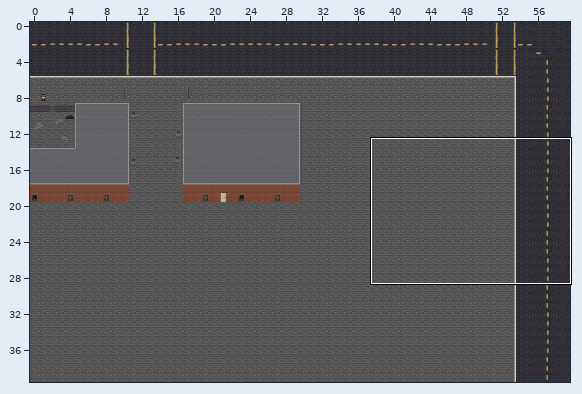
A Tiled map (JSON) gets an edit: public/assets/tilemaps/world.json. Above, an overview of the earlier version with the close-up marked.
Close-up. Old version:
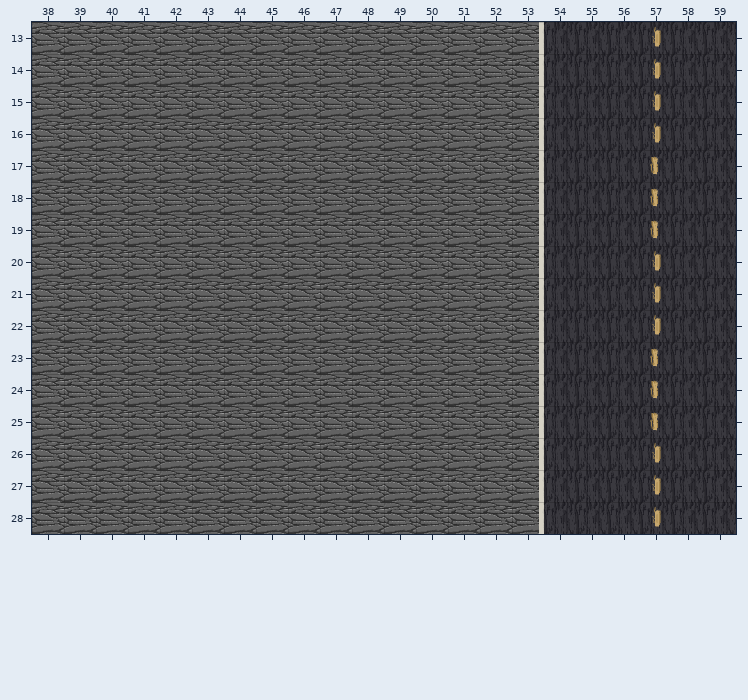
Cells are 64x64 px. Shown: x 38..59, y 13..28. The commit also changed other parts of the map, which this record leaves out.
The result:
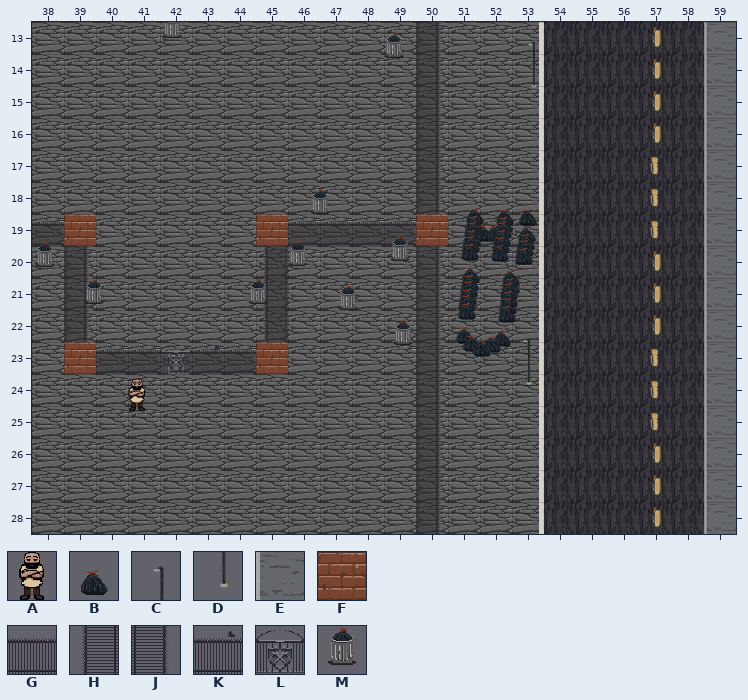
Key: from "bouncer": A 0; from "decor": B 2, C 5, D 7; from "grungy_ass_town": E 11, F 36, G 46, H 46 turned 270, J 46 turned 90, K 47, L 55; from "trash_can": M 0.
_ is an empty cell.
Objects are placed by their top-left corner, in cells (3,4 is the top-left corner of cell 3,4); size is 1x1 cell unless given.
The edit:
Layer "Walls":
y 13..18: x 50 _ -> J; x 59 _ -> E
y 19: x 38..39 __ -> GF; x 45..50 ______ -> FGGGGF; x 59 _ -> E
y 20..22: x 39 _ -> J; x 45 _ -> H; x 50 _ -> J; x 59 _ -> E
y 23: x 39..41 ___ -> FGG; x 43..45 ___ -> KGF; x 50 _ -> J; x 59 _ -> E
y 24..28: x 50 _ -> J; x 59 _ -> E
Layer "decor":
added: C "lamp_top_l" at 53.1,13.3
added: D "lamp_bottom_l" at 53.1,14.3
added: B "trash_bag" at 51.3,18.4
added: B "trash_bag" at 52.3,18.5
added: B "trash_bag" at 53,18.5
added: B "trash_bag" at 51.3,18.7
added: B "trash_bag" at 52.3,18.7
added: B "trash_bag" at 51.3,18.9
added: B "trash_bag" at 52.2,18.9
added: B "trash_bag" at 52,19
added: B "trash_bag" at 51.6,19
added: B "trash_bag" at 53,19
added: B "trash_bag" at 51.3,19.1
added: B "trash_bag" at 52.2,19.1
added: B "trash_bag" at 52.9,19.2
added: B "trash_bag" at 51.2,19.3
added: B "trash_bag" at 52.2,19.3
added: B "trash_bag" at 52.9,19.5
added: B "trash_bag" at 51.2,19.6
added: B "trash_bag" at 52.1,19.6
added: B "trash_bag" at 52.9,19.7
added: B "trash_bag" at 51.2,20.3
added: B "trash_bag" at 52.5,20.4
added: B "trash_bag" at 51.2,20.5
added: B "trash_bag" at 52.5,20.6
added: B "trash_bag" at 51.2,20.7
added: B "trash_bag" at 52.4,20.8
added: B "trash_bag" at 51.1,21
added: B "trash_bag" at 52.4,21
added: B "trash_bag" at 51.1,21.2
added: B "trash_bag" at 52.4,21.2
added: B "trash_bag" at 51.1,21.4
added: B "trash_bag" at 52.3,21.5
added: B "trash_bag" at 51,22.2
added: B "trash_bag" at 52.2,22.2
added: B "trash_bag" at 51.2,22.4
added: B "trash_bag" at 51.9,22.4
added: B "trash_bag" at 51.6,22.6
added: C "lamp_top_l" at 52.9,22.6
added: D "lamp_bottom_l" at 52.9,23.6
Layer "doors":
added: L "gate3" at 42,23
added: A "Bouncer4" at 40.8,24.1
Layer "trash_cans":
added: M at 41.9,12.7
added: M at 48.8,13.3
added: M at 46.5,18.2
added: M at 49,19.7
added: M at 45.8,19.8
added: M at 37.9,19.8
added: M at 44.5,21
added: M at 39.5,21
added: M at 47.4,21.2
added: M at 49.1,22.3
